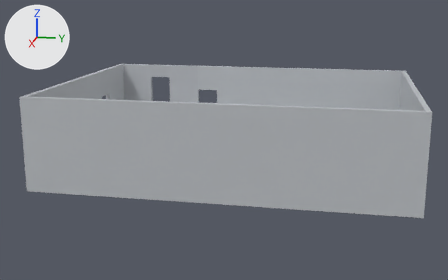
What one commit did to the FBX model Assets/Environment/walls-resize.fbx.
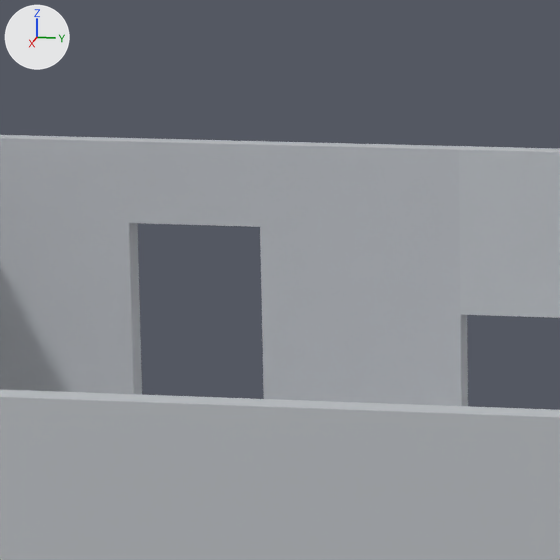
There are two pictures of each version: one whole from a 50 mm camera at (30.68, 11.5, 7.48) aimed at (4.2, 6.2, 0.86), one close up on the part from 30% to 47% of the width and 16% to 44% of the height. The lights are fixed; the arrows at upper left show +X, +Y and +Z. Where no turn or scale is listed for an object, it has been applied to the vertices.

The first close-up shows 'Wall_4m.005', 'Wall_4m.013', 'Wall_4m.014', 'Wall_4m.019', 'Wall_4m.028'.
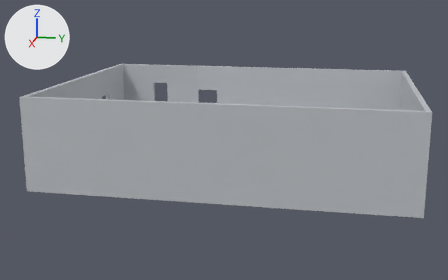
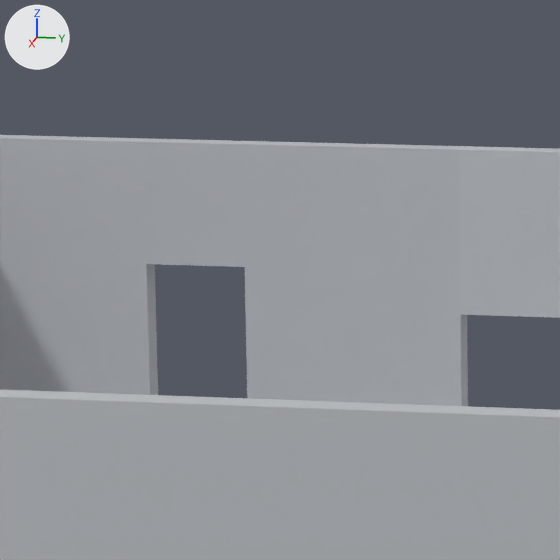
Boxes [x1, y1, x2, y2] around the edits, measured in the close-ups (560 x 560 px; the box of a moved part takes in the faces that stretch with it):
part 1 of me_wall_4m_004, moved or reshaped: [194, 222, 267, 399] in both
part 2 of me_wall_4m_029, moved or reshaped: before [127, 220, 194, 395]; after [127, 220, 195, 395]

The edits, one by one:
me_wall_4m_004 has 16 vertices, 10 faces and spans x -0.1..0.1, y -1.0..1.0, z -1.8..1.8.
me_wall_4m_004 is used by ob_wall_4m_005; location (-0.1, 3.0, 1.8).
Part 1, on me_wall_4m_004:
Vertex 8 of me_wall_4m_004 moves from (-0.1, -1.0, -0.6) to (-0.1, -1.0, -0.45).
Vertex 9 of me_wall_4m_004 moves from (-0.1, -1.0, 1.2) to (-0.1, -1.0, 0.9).
Vertex 10 of me_wall_4m_004 moves from (0.1, -1.0, -0.6) to (0.1, -1.0, -0.45).
Vertex 11 of me_wall_4m_004 moves from (0.1, -1.0, 1.2) at pixel (194, 224) to (0.1, -1.0, 0.9) at pixel (195, 265).
Vertex 12 of me_wall_4m_004 moves from (0.1, -0.5, 1.2) at pixel (260, 226) to (0.1, -0.62, 0.9) at pixel (244, 267).
Vertex 13 of me_wall_4m_004 moves from (0.1, -0.5, -0.6) to (0.1, -0.63, -0.45).
Vertex 14 of me_wall_4m_004 moves from (-0.1, -0.5, 1.2) to (-0.1, -0.62, 0.9).
Vertex 15 of me_wall_4m_004 moves from (-0.1, -0.5, -0.6) to (-0.1, -0.63, -0.45).
me_wall_4m_029 has 16 vertices, 10 faces and spans x -0.1..0.1, y -1.0..1.0, z -1.8..1.8.
me_wall_4m_029 is used by ob_wall_4m_019; location (-0.1, 1.0, 1.8).
Part 2, on me_wall_4m_029:
Vertex 8 of me_wall_4m_029 moves from (0.1, 1.0, -0.6) to (0.1, 1.0, -0.45).
Vertex 9 of me_wall_4m_029 moves from (0.1, 1.0, 1.2) at pixel (194, 224) to (0.1, 1.0, 0.9) at pixel (195, 265).
Vertex 10 of me_wall_4m_029 moves from (-0.1, 1.0, -0.6) to (-0.1, 1.0, -0.45).
Vertex 11 of me_wall_4m_029 moves from (-0.1, 1.0, 1.2) to (-0.1, 1.0, 0.9).
Vertex 12 of me_wall_4m_029 moves from (-0.1, 0.5, 1.2) to (-0.1, 0.62, 0.9).
Vertex 13 of me_wall_4m_029 moves from (-0.1, 0.5, -0.6) to (-0.1, 0.63, -0.45).
Vertex 14 of me_wall_4m_029 moves from (0.1, 0.5, 1.2) at pixel (128, 223) to (0.1, 0.62, 0.9) at pixel (146, 264).
Vertex 15 of me_wall_4m_029 moves from (0.1, 0.5, -0.6) to (0.1, 0.63, -0.45).
